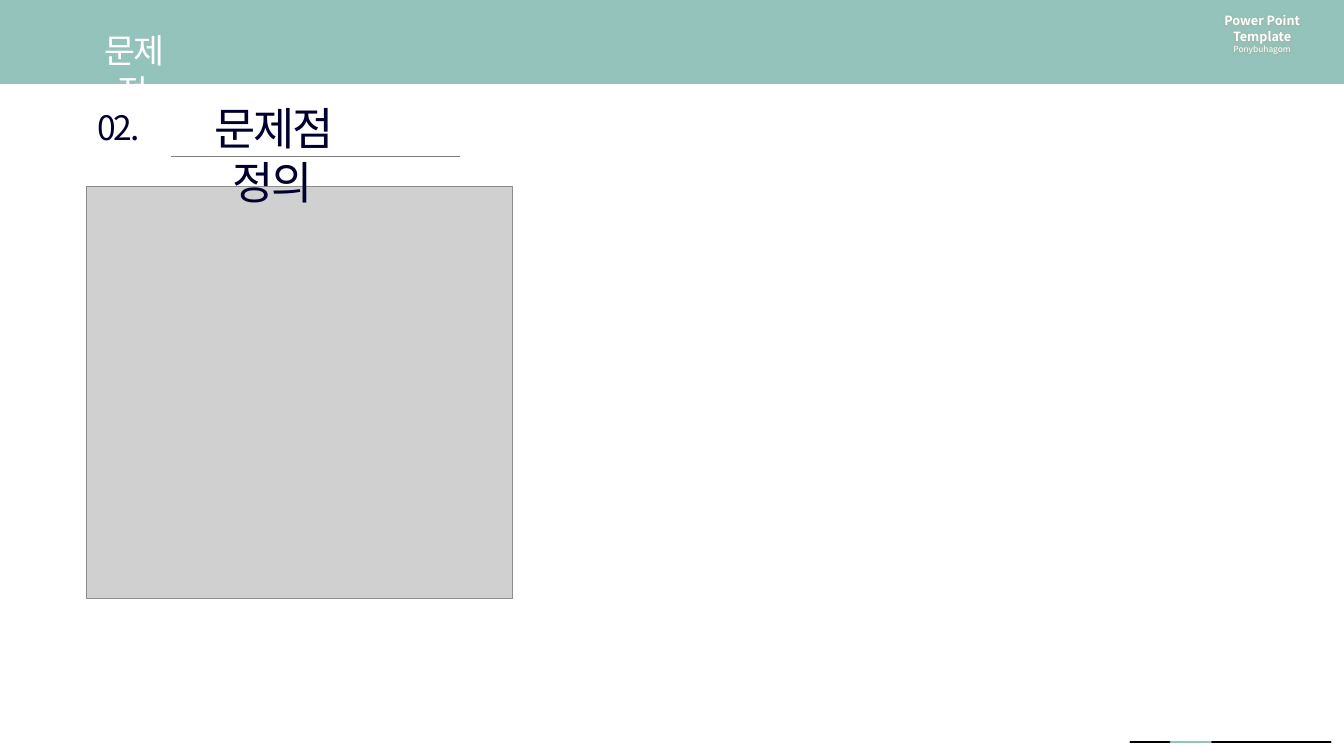
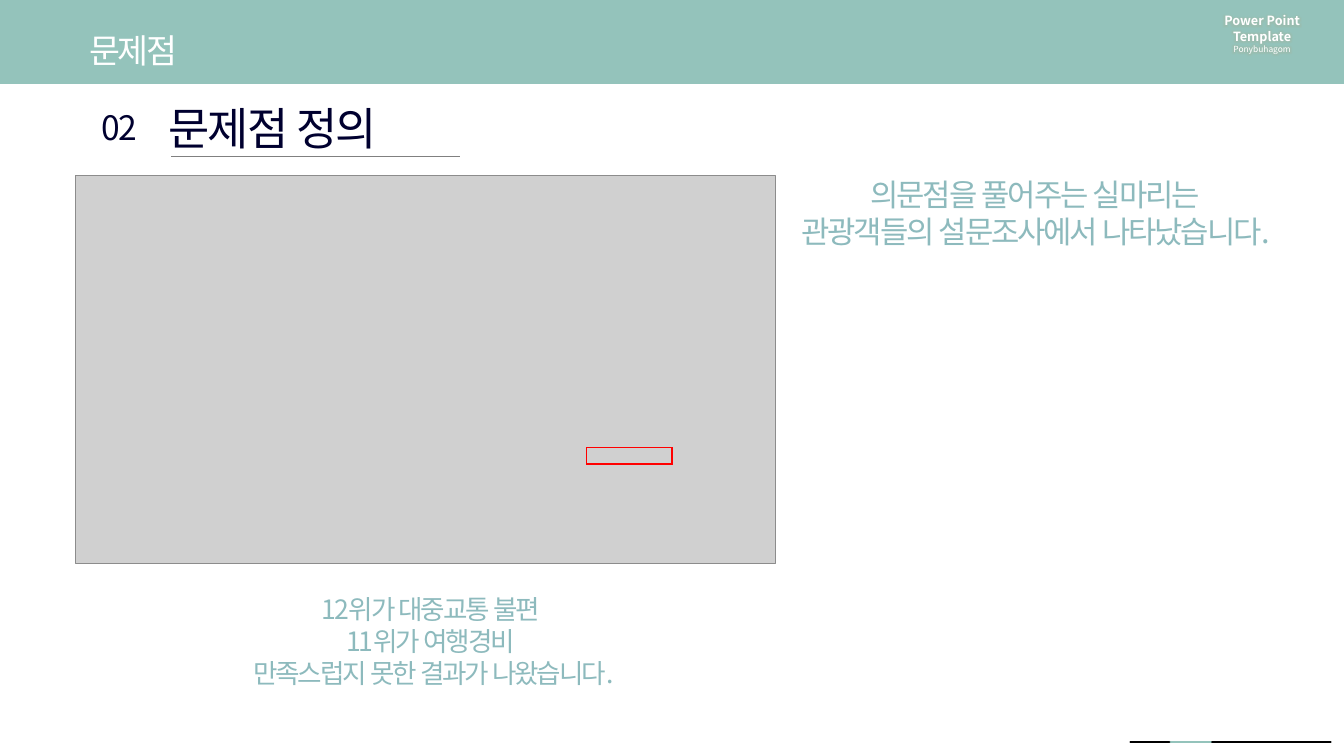
Before and after one commit to so-jeong0127/6-project, a slide deck: slide 9 of 6조 최종 PPT.pptx (slide 10 before the commit). Drawn at 1344x756 pixels with LibreOffice and Linux fonts; fonts in the diff are those of the drawing; grey boxes stand for pictures. Boxes give left, top, right and bottom in pixels: in the first picture for what was removed or moved away, otherwise in the second. Text is boxed around its words. In the diff, an @@ line names an element or a change of style, - is before the commit and + after.

```diff
--- a/6조 최종 PPT.pptx
+++ b/6조 최종 PPT.pptx
@@ text "문제점" rewrapped from [105, 35, 165, 84] to [89, 35, 178, 66] @@
@@ text "02." rewrapped from [97, 115, 139, 141] to [102, 115, 137, 141] @@
@@ text "문제점 정의" rewrapped from [214, 108, 333, 203] to [169, 108, 377, 149] @@
@@ picture: place and size @@
-picture at [87, 187, 512, 600]
+picture at [76, 175, 775, 564]
@@ text added at [802, 180, 1270, 246], 22 pt, text #8DBABD @@
+의문점을 풀어주는 실마리는
+관광객들의 설문조사에서 나타났습니다.
@@ rectangle added at [587, 448, 673, 464], outline #FF0000 1 pt @@
@@ text added at [253, 597, 613, 685], 19 pt, text #8DBABD @@
+12위가 대중교통 불편
+11위가 여행경비
+만족스럽지 못한 결과가 나왔습니다.
```
Also in this commit, not shown: 4 other slides changed, 5 slides added, 1 slide removed, 5 other files.
